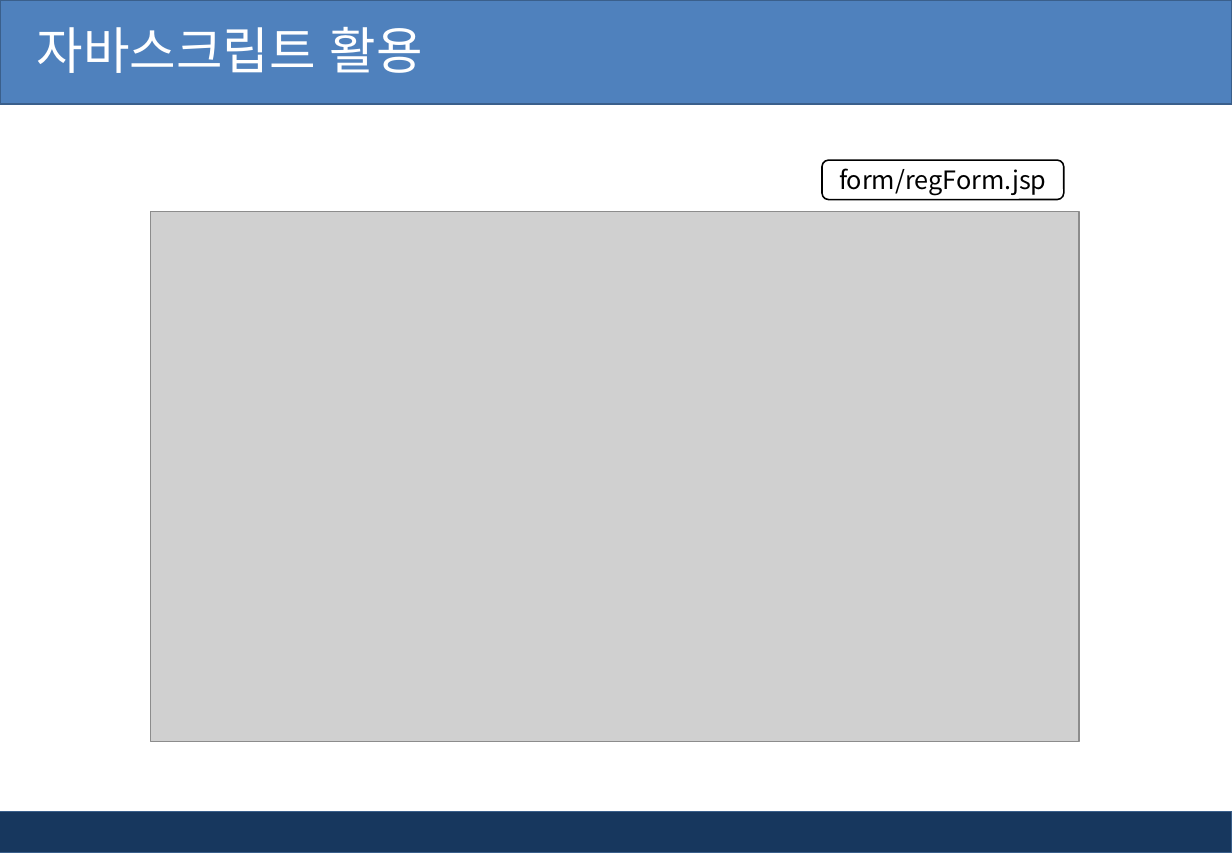
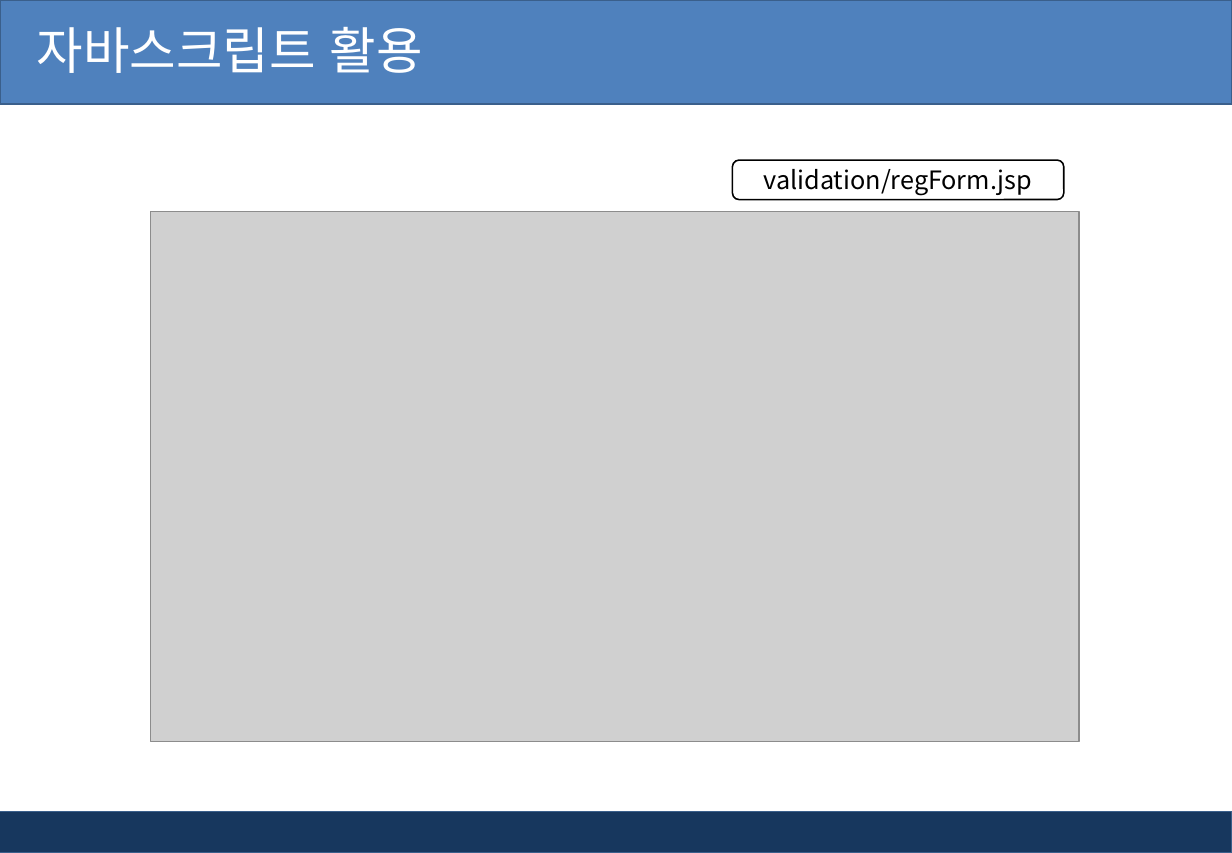
Before and after one commit to pshho/ngreen_project, a slide deck: slide 10 of jspWorks/자료/jsp_ppt/6장. jsp 유효성검사와 정규표현식.pptx (slide 9 before the commit). Drawn at 1232x853 pixels with LibreOffice and Linux fonts; fonts in the diff are those of the drawing; grey boxes stand for pictures; background and template pictures are left out. Boxes give left, top, right and bottom in pixels: in the first picture for what was removed or moved away, otherwise in the second. Text is boxed around its words. In the diff, an @@ line names an element or a change of style, - is before the commit and + after.

```diff
--- a/jspWorks/자료/jsp_ppt/6장. jsp 유효성검사와 정규표현식.pptx
+++ b/jspWorks/자료/jsp_ppt/6장. jsp 유효성검사와 정규표현식.pptx
@@ rounded rectangle "validation/regForm.jsp": place and size @@
-rounded rectangle "validation/regForm.jsp" at <box>822,160,1065,200</box>
+rounded rectangle "validation/regForm.jsp" at <box>733,160,1064,200</box>
@@ text in rounded rectangle at <box>764,169,1032,196</box>: text changed @@
-form/regForm.jsp
+validation/regForm.jsp
```
Also in this commit, not shown: 7 other slides changed, 2 slides added, 46 other files.
